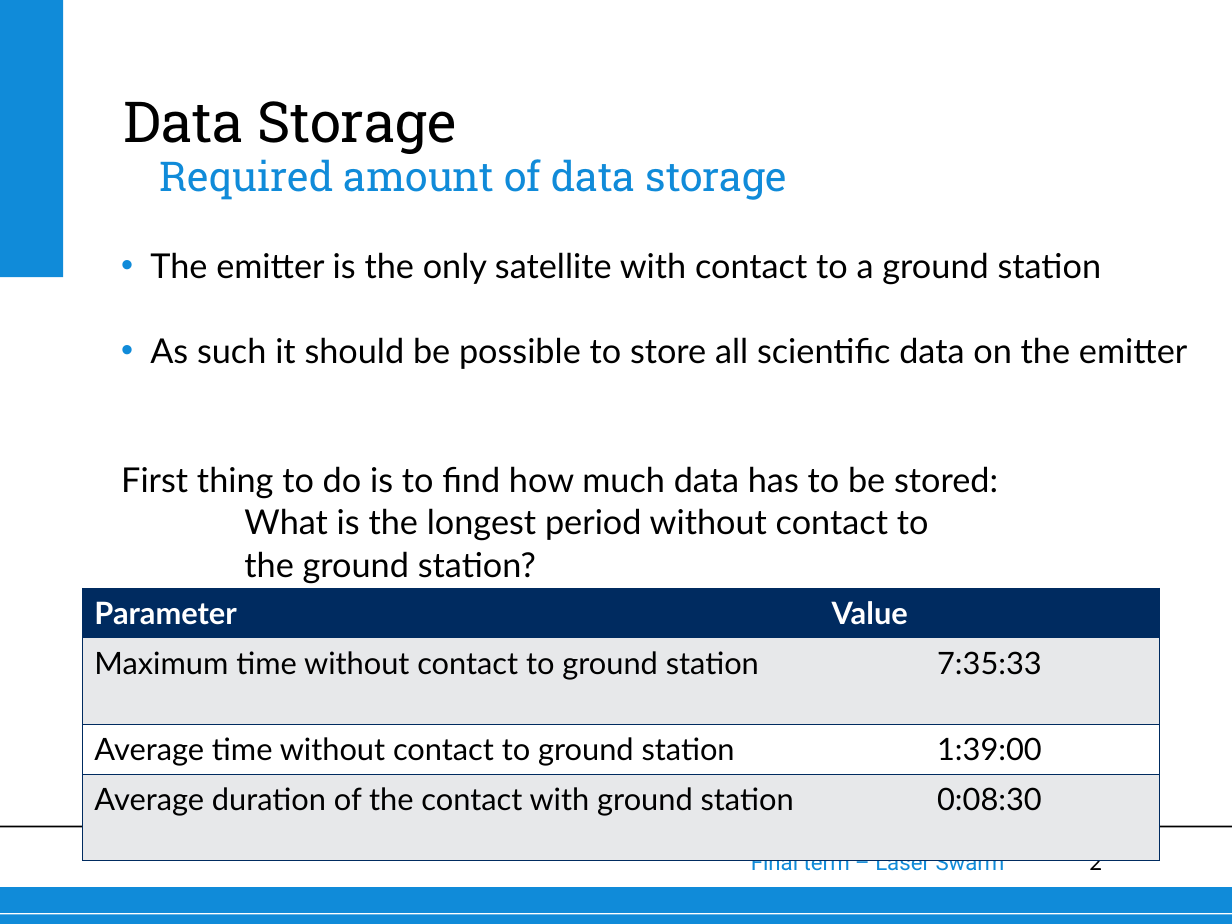
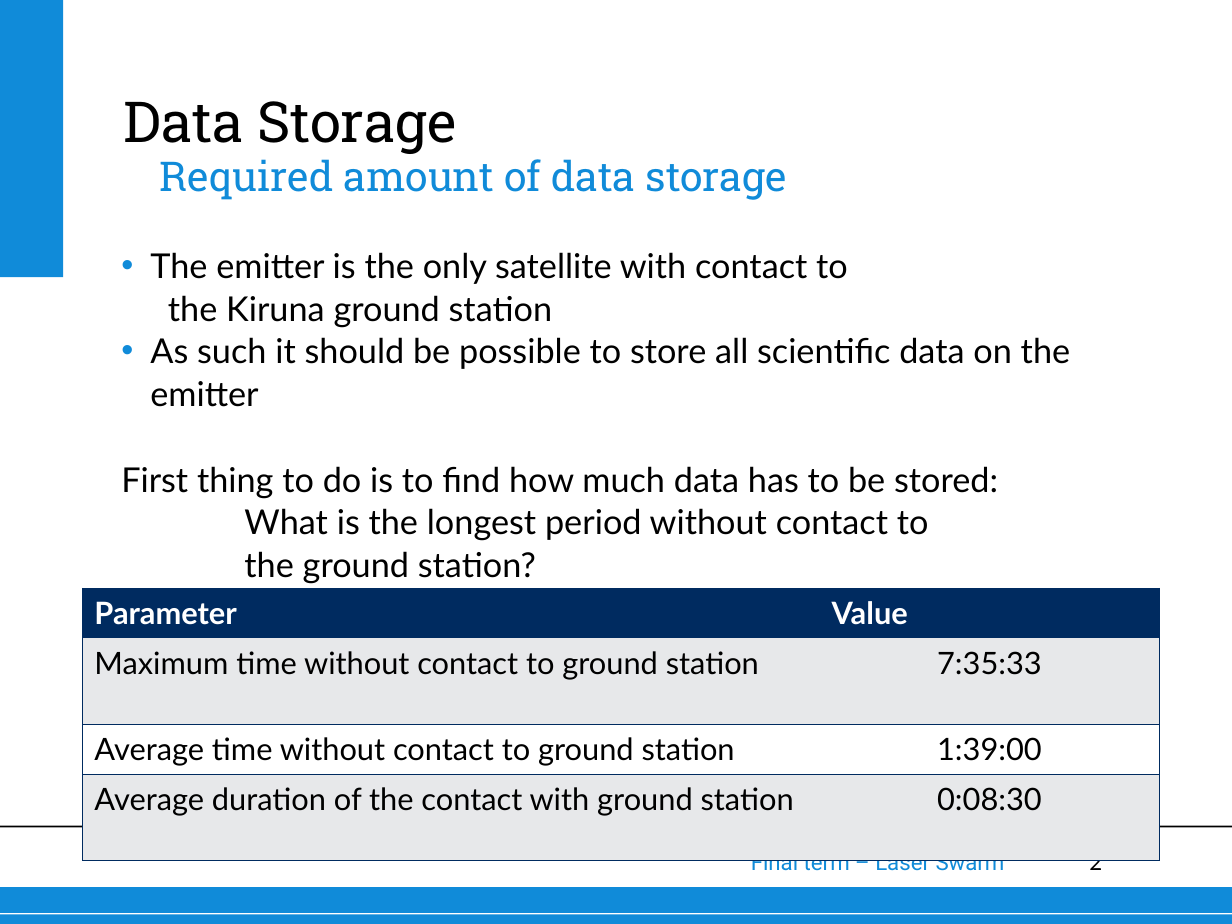
Before and after one commit to thewisenerd/laser-swarm, a slide deck: slide 2 of finalPresentation/subsections/Data Storage.ppt. Drawn at 1232x924 pixels with LibreOffice and Linux fonts; fonts in the diff are those of the drawing; background and template pictures are left out. Boxes give left, top, right and bottom in pixels: in the first picture for what was removed or moved away, otherwise in the second. Text is boxed around its words. In the diff, an @@ line names an element or a change of style, - is before the commit and + after.

```diff
--- a/finalPresentation/subsections/Data Storage.ppt
+++ b/finalPresentation/subsections/Data Storage.ppt
@@ text at (150,252,848,327): text changed @@
-• The emitter is the only satellite with contact to a ground station
+• The emitter is the only satellite with contact to
+  the Kiruna ground station
```
Also in this commit, not shown: 1 other slide changed, 1 other file.
